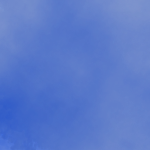
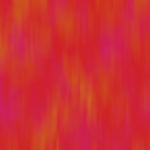
Before/after of a (150, 150) layered artwork. What changed in the layer stack:
added layer "Layer 6" above "Layer 5" over [0, 0, 150, 150]
hid "Layer 5" over [0, 0, 150, 150]
